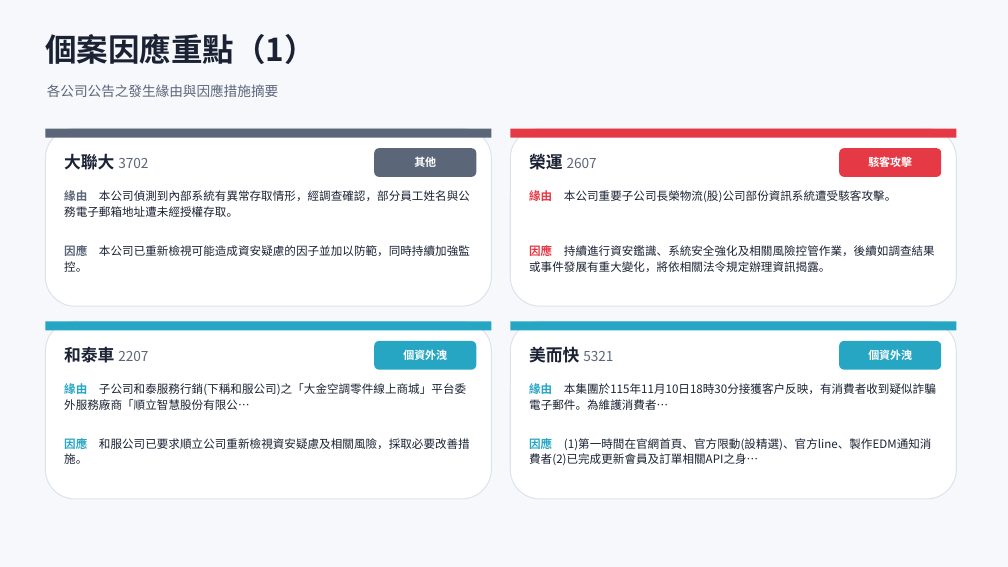
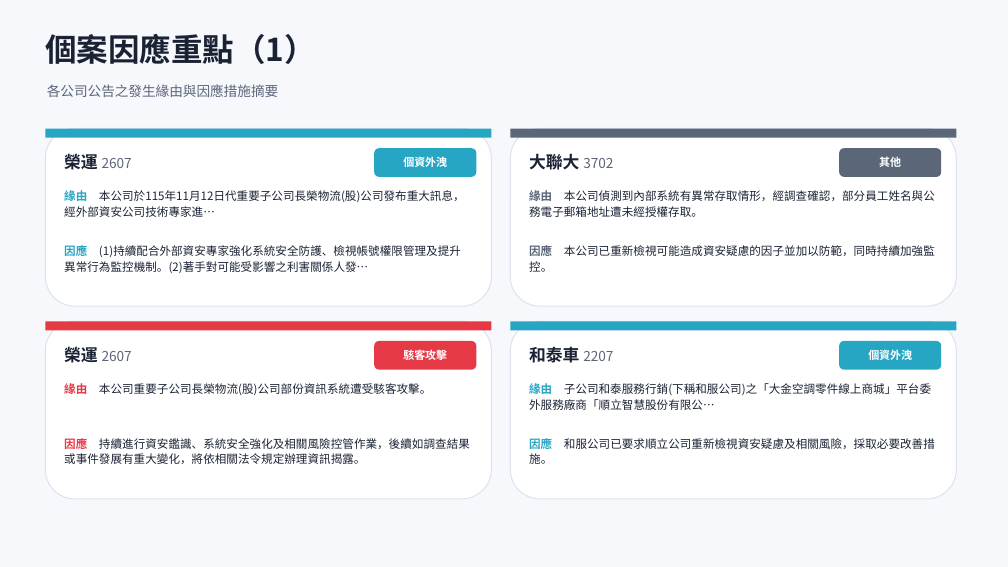
Before and after one commit to Johnnylin77/mops-isec-monitor, a slide deck: slide 6 of 資安事件因應分析.pptx. Drawn at 1008x567 pixels with LibreOffice and Linux fonts; fonts in the diff are those of the drawing. Boxes give left, top, right and bottom in pixels: in the first picture for what was removed or moved away, otherwise in the second. Text is boxed around its words. In the diff, an @@ line names an element or a change of style, - is before the commit and + after.

```diff
--- a/資安事件因應分析.pptx
+++ b/資安事件因應分析.pptx
@@ rectangle at [45,129,492,138]: fill #5C6679 to #27A6C4 @@
@@ rounded rectangle at [374,148,476,177]: fill #5C6679 to #27A6C4 @@
@@ rectangle at [510,129,957,138]: fill #E63946 to #5C6679 @@
@@ rounded rectangle at [839,148,941,177]: fill #E63946 to #5C6679 @@
@@ text at [64,151,132,173]: text changed @@
-大聯大 3702
+榮運 2607
@@ text at [403,157,447,167]: text changed @@
-其他
+個資外洩
@@ text at [529,153,613,170]: text changed @@
-榮運 2607
+大聯大 3702
@@ text at [879,157,901,167]: text changed @@
-駭客攻擊
+其他
@@ text at [64,190,465,217]: text changed @@
-緣由 本公司偵測到內部系統有異常存取情形，經調查確認，部分員工姓名與公務電子郵箱地址遭未經授權存取。
+緣由 本公司於115年11月12日代重要子公司長榮物流(股)公司發布重大訊息，經外部資安公司技術專家進…
@@ text at [529,190,935,217]: text changed @@
-緣由 本公司重要子公司長榮物流(股)公司部份資訊系統遭受駭客攻擊。
+緣由 本公司偵測到內部系統有異常存取情形，經調查確認，部分員工姓名與公務電子郵箱地址遭未經授權存取。
@@ text at [64,243,461,273]: text changed @@
-因應 本公司已重新檢視可能造成資安疑慮的因子並加以防範，同時持續加強監控。
+因應 (1)持續配合外部資安專家強化系統安全防護、檢視帳號權限管理及提升異常行為監控機制。(2)著手對可能受影響之利害關係人發…
@@ text at [529,245,935,256]: text changed @@
-因應 持續進行資安鑑識、系統安全強化及相關風險控管作業，後續如調查結果或事件發展有重大變化，將依相關法令規定辦理資訊揭露。
+因應 本公司已重新檢視可能造成資安疑慮的因子並加以防範，同時持續加強監控。
@@ rectangle at [45,321,492,330]: fill #27A6C4 to #E63946 @@
@@ text at [64,344,132,366]: text changed @@
-和泰車 2207
+榮運 2607
@@ rounded rectangle at [374,341,476,370]: fill #27A6C4 to #E63946 @@
@@ text at [403,348,447,363]: text changed @@
-個資外洩
+駭客攻擊
@@ text at [529,347,613,363]: text changed @@
-美而快 5321
+和泰車 2207
@@ text at [64,383,431,395]: text changed @@
-緣由 子公司和泰服務行銷(下稱和服公司)之「大金空調零件線上商城」平台委外服務廠商「順立智慧股份有限公…
+緣由 本公司重要子公司長榮物流(股)公司部份資訊系統遭受駭客攻擊。
@@ text at [529,383,931,410]: text changed @@
-緣由 本集團於115年11月10日18時30分接獲客戶反映，有消費者收到疑似詐騙電子郵件。為維護消費者…
+緣由 子公司和泰服務行銷(下稱和服公司)之「大金空調零件線上商城」平台委外服務廠商「順立智慧股份有限公…
@@ text at [64,436,470,464]: text changed @@
-因應 和服公司已要求順立公司重新檢視資安疑慮及相關風險，採取必要改善措施。
+因應 持續進行資安鑑識、系統安全強化及相關風險控管作業，後續如調查結果或事件發展有重大變化，將依相關法令規定辦理資訊揭露。
@@ text at [529,436,935,452]: text changed @@
-因應 (1)第一時間在官網首頁、官方限動(設精選)、官方line、製作EDM通知消費者(2)已完成更新會員及訂單相關API之身…
+因應 和服公司已要求順立公司重新檢視資安疑慮及相關風險，採取必要改善措施。
```
Also in this commit, not shown: 12 other slides changed, 1 slide added, 2 other files.
